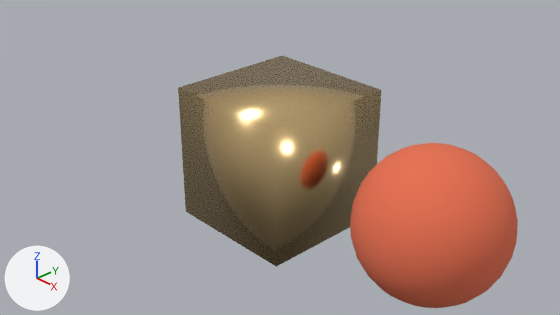
The Blender file texturePractice.blend as it was, and as the next commit left it.
Before and after are seen from the file's camera 'Camera'. The axes (+X, +Y, +Z) are drawn at lower left. The lights are the same throughout.
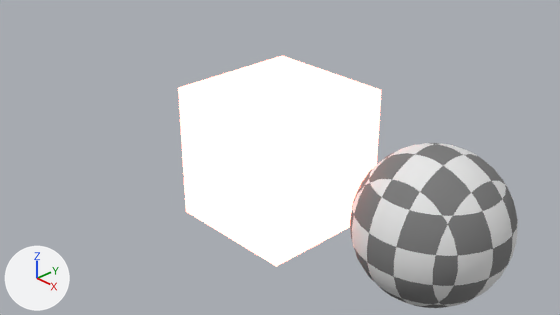
Boxes [x1, y1, x2, y2] around the edits, measured in the pictures (560 x 315 px):
'Cube', recoloured (brown to white)
    both: [178, 56, 381, 267]
'Sphere', surface changed (orange to grey)
    both: [350, 143, 518, 308]

What changed in the scene script:
```text
Change mat_material:
    mat_material.metallic: 1.0 -> 0.0
    mat_material.roughness: 0.2 -> 0.5
    mat_material: principled_material('Material') -> emission_material('Material')
    mat_material.base_color: (0.8, 0.573, 0.277) -> (1.0, 0.329, 0.261)  # beige #e7c790 -> pink #ff9b8c
    add mat_material.strength = 4.0
Change mat_material_001:
    where n0 = _N.new('ShaderNodeBsdfPrincipled'); n0.name = 'Principled BSDF'
    remove n0.inputs[0].default_value = (0.8, 0.162, 0.0794, 1.0)  # 'Base Color', orange #e77050
    add n2 = _N.new('ShaderNodeTexChecker'); n2.name = 'Checker Texture'
    add _L.new(n2.outputs[0], n0.inputs[0])  # 'Color' to 'Base Color'
```
